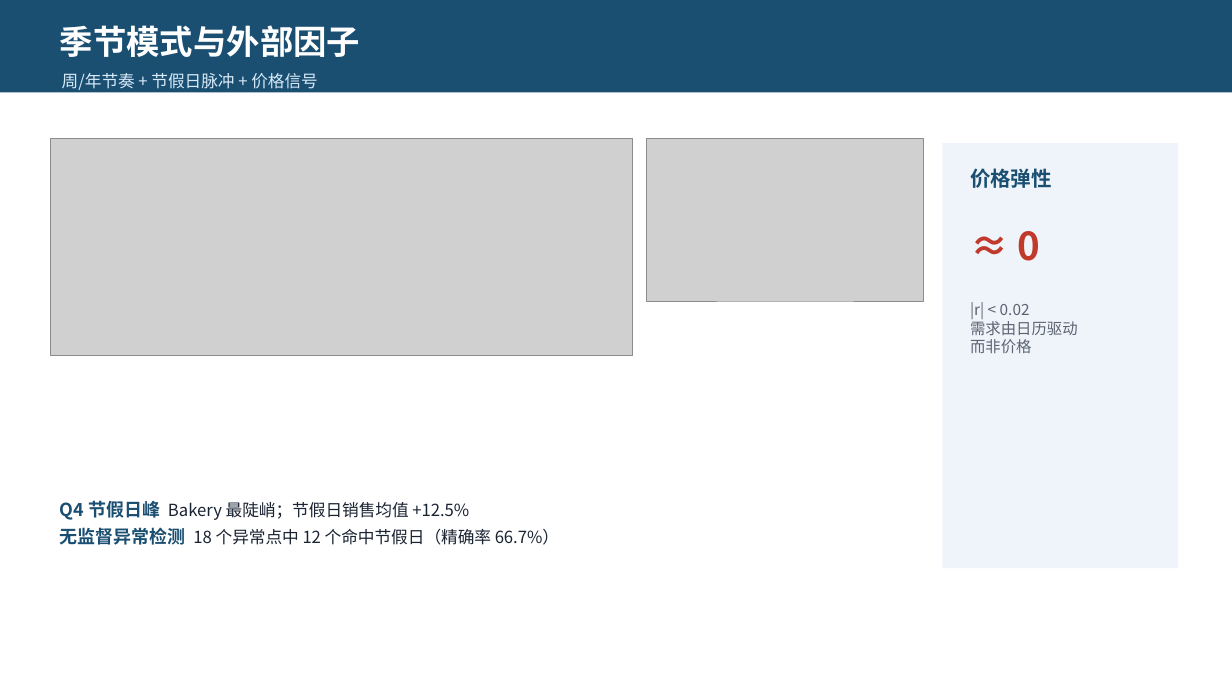
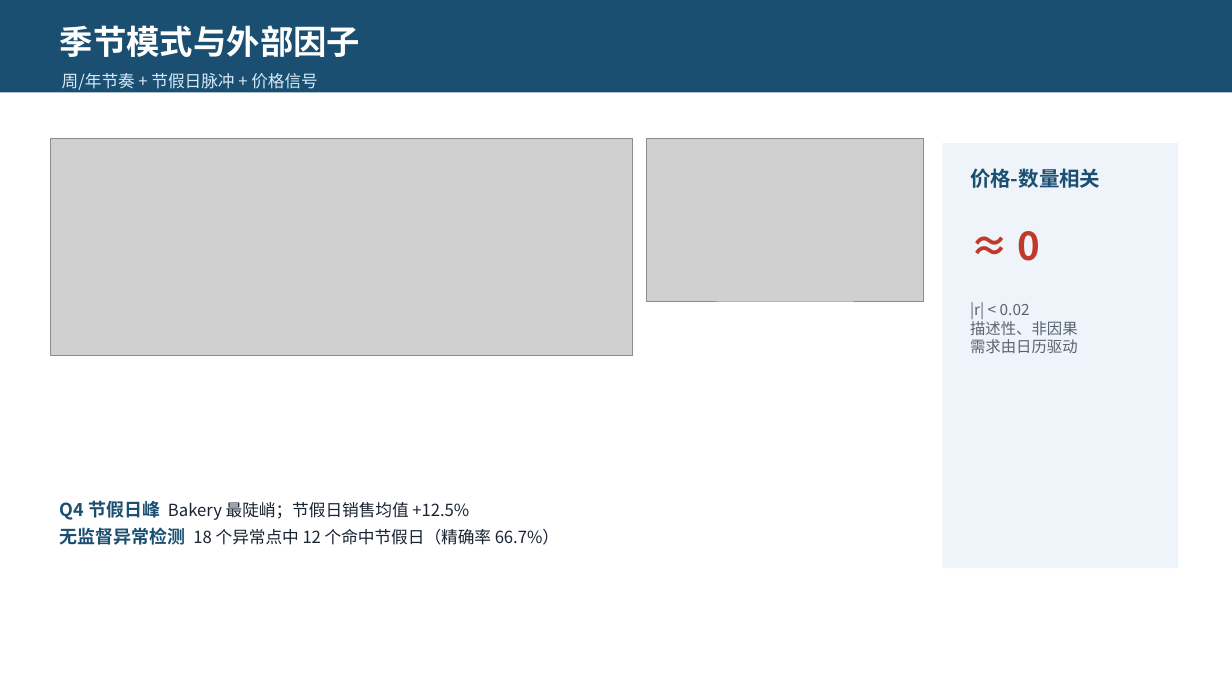
Before and after one commit to gmli-long/grocery-retail-decisions, a slide deck: slide 4 of challenge_03_data_signal/slides/presentation_deck.pptx. Drawn at 1232x693 pixels with LibreOffice and Linux fonts; fonts in the diff are those of the drawing; grey boxes stand for pictures. Boxes give left, top, right and bottom in pixels: in the first picture for what was removed or moved away, otherwise in the second. Text is boxed around its words. In the diff, an @@ line names an element or a change of style, - is before the commit and + after.

Commit message:
fix: 修正可复现性与因果措辞硬伤，新增极简回归测试
数据路径迁入 config.py + 环境变量；价格弹性改标注为描述性相关（非因果）；修正 product_id uniform iid / schema bit-for-bit / MAPE 零值等绝对化措辞；新增 tests/ 极简回归测试骨架（仅标准库）。

```diff
--- a/challenge_03_data_signal/slides/presentation_deck.pptx
+++ b/challenge_03_data_signal/slides/presentation_deck.pptx
@@ text at box(970, 168, 1100, 188): text changed @@
-价格弹性
+价格-数量相关
@@ text at box(970, 302, 1078, 353): text changed @@
-|r| < 0.02
-需求由日历驱动
-而非价格
+|r| < 0.02
+描述性、非因果
+需求由日历驱动
```
Also in this commit, not shown: 1 other slide changed, 25 other files.
